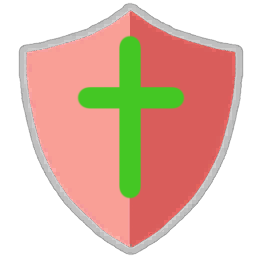
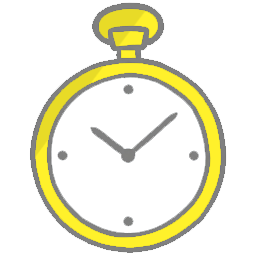
Before/after of a 256 × 256 layered artwork. What changed in the layer stack:
added layer "图层 52" above "阴影" over [29, 2, 227, 254]
hid "dexterity_power" over [18, 2, 244, 256]